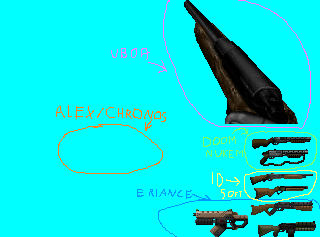
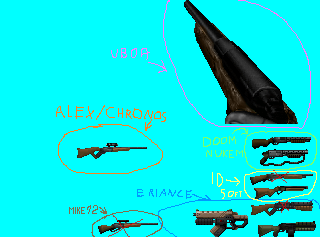
Two versions of the same layered image (320×237). Layer-by-layer changes:
added layer "Layer 7" in group "Group 1" over <box>106,143,118,147</box>
added layer "Scope" in group "Group 1" over <box>106,144,118,147</box>
added layer "Body" in group "Group 1" over <box>100,147,147,154</box>
added layer "Stock" in group "Group 1" over <box>77,147,103,159</box>
painted on "Creators" over <box>69,105,163,237</box>
painted on "Used" over <box>108,170,289,237</box>
painted on "Sprites" over <box>98,220,158,234</box>
